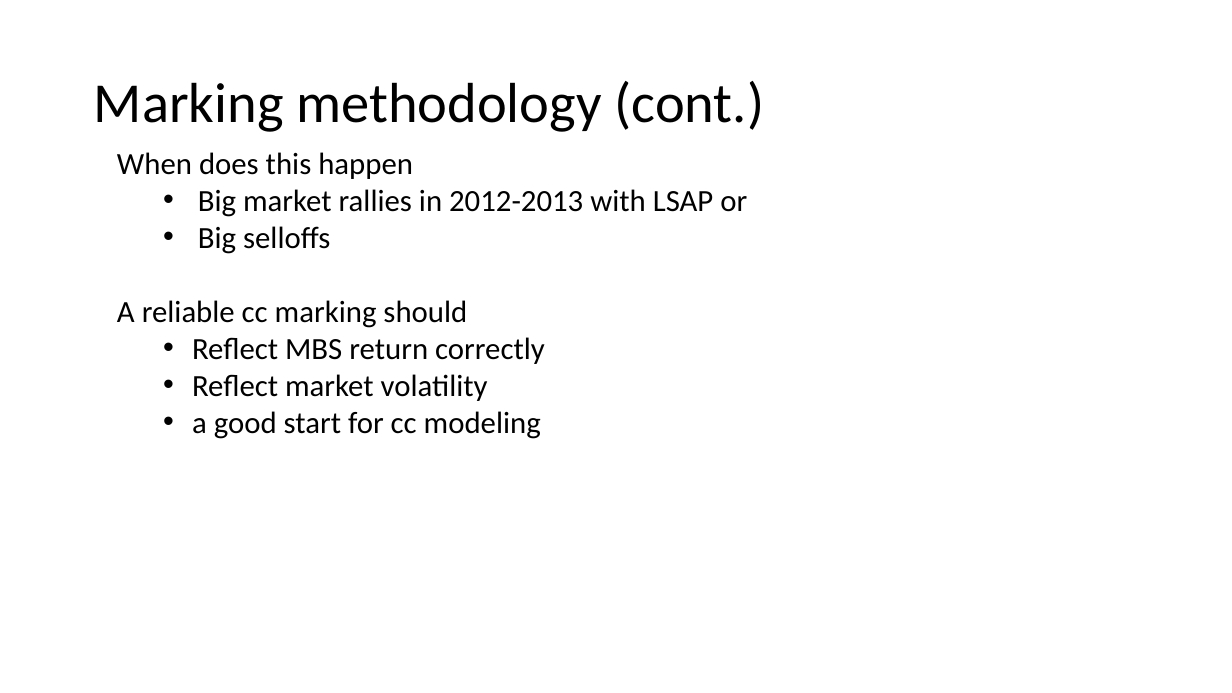
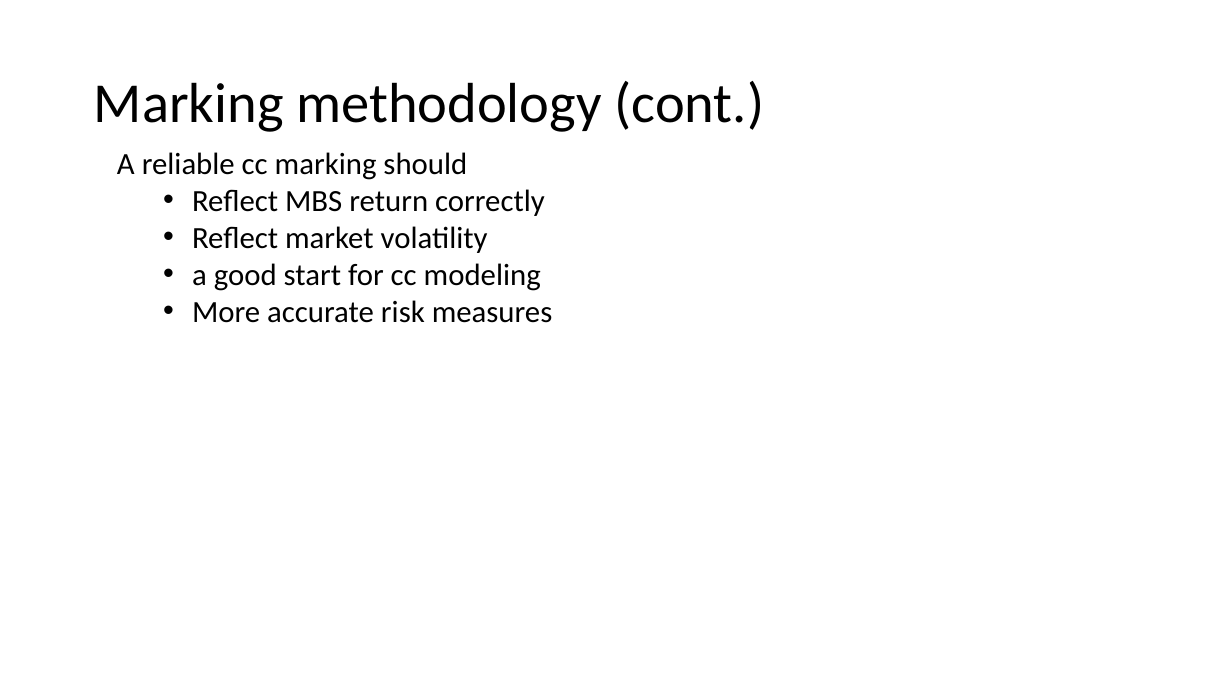
Before and after one commit to web3mev/mbsquant, a slide deck: slide 7 of Mortgage Rate Model.pptx. Drawn at 1232x693 pixels with LibreOffice and Linux fonts; fonts in the diff are those of the drawing. Boxes give left, top, right and bottom in pixels: in the first picture for what was removed or moved away, otherwise in the second. Text is boxed around its words. In the diff, an @@ line names an element or a change of style, - is before the commit and + after.

```diff
--- a/Mortgage Rate Model.pptx
+++ b/Mortgage Rate Model.pptx
@@ text at box(117, 152, 747, 254): paragraphs removed @@
-  When does this happen
-    • Big market rallies in 2012-2013 with LSAP or
-    • Big selloffs
@@ text at box(192, 300, 553, 323): paragraph added @@
+    • More accurate risk measures
```
Also in this commit, not shown: 6 other slides changed, 4 slides added, 7 slides removed.
